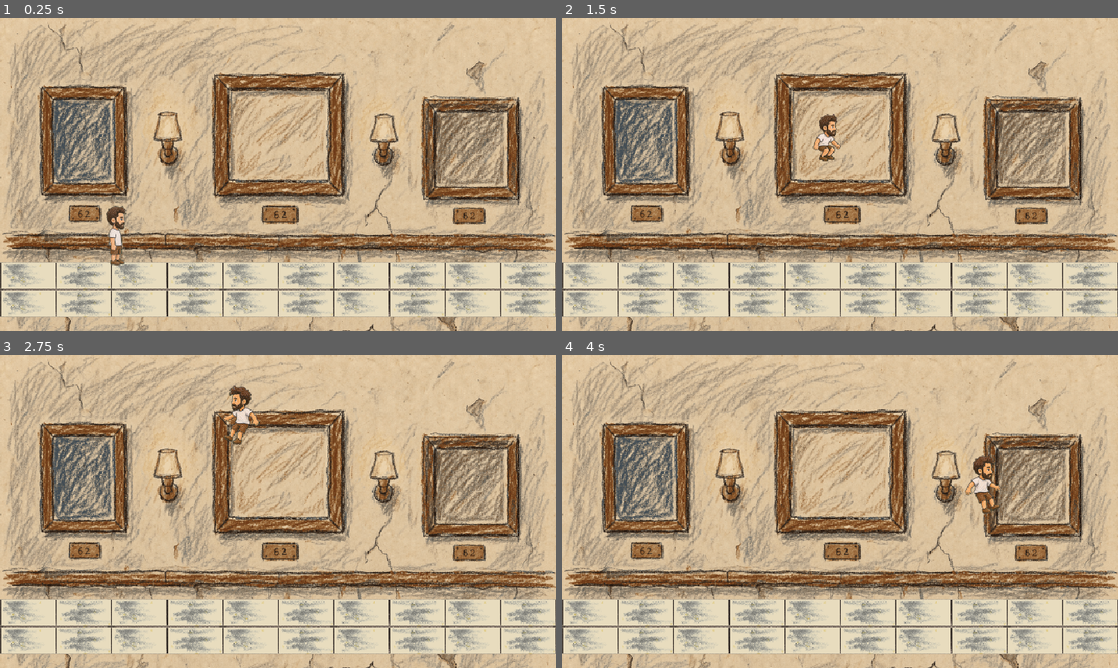
Above: before the commit, frames 1-4 (two rows, left to right).
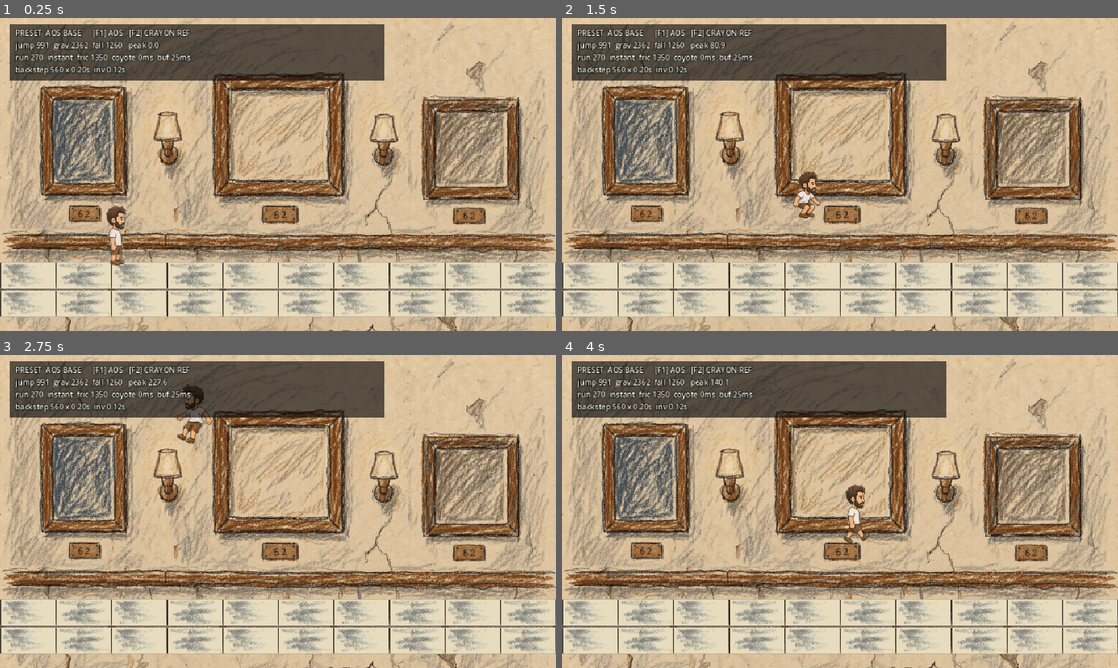
Above: after the commit, the same moments.

Repository: Big-Pi100/DualVectorFoil
Game: Godot game, scene res://scenes/main.tscn
Two runs of this game, one before a commit and one after it. Both use one fixed random seed, a clock stepped at 60 frames per second and the inputs below.
Inputs (mouse positions are in pixels of both pictures, inside the frame that each line leads up to):
- Up to frame 1 (0.25 s): no input
- Up to frame 2 (1.5 s): tap Enter at 0.5 s; move the mouse to (962, 158) at 0.52 s; hold Space (jump) 0.53-1.28 s; hold D (move_right) from 0.53 s (still down); tap F (dash) at 0.6 s; click (962, 158) at 0.67 s; move the mouse to (728, 190) at 1.27 s; tap Space (jump) at 1.35 s
- Up to frame 3 (2.75 s): tap Space (jump) at 1.52, 1.82 s; tap F (dash) at 1.55 s; move the mouse to (333, 442) at 2.02 s; release D (move_right) at 2.03 s; hold A (move_left) from 2.03 s (still down); hold Space (jump) from 2.03 s (still down); tap J (attack) at 2.1 s
- Up to frame 4 (4 s): move the mouse to (812, 574) at 2.77 s; release A (move_left) at 2.78 s; release Space (jump) at 2.78 s; hold D (move_right) from 2.78 s (still down); tap S (crouch) at 2.85 s; click (812, 574) at 2.92 s; tap Space (jump) at 3.02, 3.32 s; tap F (dash) at 3.05, 3.6 s; move the mouse to (1006, 558) at 3.52 s; hold Space (jump) from 3.53 s (still down)

The runs differ from the first frame. In frame 1, 12% of the frame differs, in the area x 1-70%, y 2-20%; in frame 2, 13%; in frame 3, 13%; in frame 4, 13%, in the area x 1-79%, y 2-60%.

Commit message:
feat(godot): 把《色彩旅人》数值抄成 F2 预设，可按键对比手感
- player.gd 拆成两套完整预设：F1 aos（定版，数值一格没动）/ F2 crayon（逐字抄第三方 GDD）
- 抄的是模型不只是数字：accel 2200（加速）vs 0（一帧满速）、apex/cut 开关、后跃 vs 前滚
- 两处 bug 没抄：翻滚 velocity.y=0 会空中悬停、抓边直接改坐标会穿墙
- 新增 feel_hud.gd：左上角显示当前预设 + 本次跳跃最高点
- 新增 feel_compare.gd / preset_key.gd / shot_preset.gd 三套验证
- 实测：满跳 203.9 vs 85.2，轻点 56.1 vs 85.2，0→满速 1 帧 vs 15 帧
- 原 GDD 全文归档到 docs/ref/CRAYON_ODYSSEY_GDD.md（数值可溯源）

Diff:
--- a/godot/scenes/main.tscn
+++ b/godot/scenes/main.tscn
@@ -1,8 +1,9 @@
-[gd_scene load_steps=8 format=3]
+[gd_scene load_steps=9 format=3]
 
 [ext_resource type="Texture2D" path="res://assets/bg/bg_hall.png" id="1_bg"]
 [ext_resource type="PackedScene" path="res://scenes/player.tscn" id="2_player"]
 [ext_resource type="Texture2D" path="res://assets/tiles/floor_0.png" id="3_wall"]
+[ext_resource type="Script" path="res://scripts/feel_hud.gd" id="4_hud"]
 
 [sub_resource type="RectangleShape2D" id="RectangleShape2D_ground"]
 size = Vector2(960, 120)
@@ -56,3 +57,23 @@
 
 [node name="Player" parent="." instance=ExtResource("2_player")]
 position = Vector2(200, 420)
+
+[node name="HUD" type="CanvasLayer" parent="."]
+script = ExtResource("4_hud")
+
+[node name="Panel" type="ColorRect" parent="HUD"]
+offset_left = 16.0
+offset_top = 10.0
+offset_right = 664.0
+offset_bottom = 108.0
+color = Color(0.02, 0.02, 0.03, 0.62)
+
+[node name="Label" type="Label" parent="HUD/Panel"]
+offset_left = 10.0
+offset_top = 6.0
+offset_right = 646.0
+offset_bottom = 98.0
+theme_override_colors/font_color = Color(0.95, 0.94, 0.89, 1)
+theme_override_colors/font_outline_color = Color(0, 0, 0, 0.85)
+theme_override_constants/outline_size = 4
+theme_override_font_sizes/font_size = 13
--- /dev/null
+++ b/godot/scripts/feel_hud.gd
@@ -0,0 +1,19 @@
+extends CanvasLayer
+## 试手感用的调试面板：显示当前预设的关键数值 + 本次跳跃最高点。
+##
+## 只在 main.tscn 里挂。切换预设按 F1 / F2（由 player.gd 处理）。
+## 文字用英文：Godot 默认字体不含中文字形，写中文会变成方块。
+
+@onready var _label: Label = $Panel/Label
+
+var _player: Node = null
+
+
+func _ready() -> void:
+	_player = get_parent().get_node_or_null("Player")
+
+
+func _process(_delta: float) -> void:
+	if _player == null or not is_instance_valid(_player):
+		return
+	_label.text = _player.hud_text()
--- a/godot/scripts/player.gd
+++ b/godot/scripts/player.gd
@@ -1,36 +1,88 @@
 extends CharacterBody2D
 ## 玩家控制器 —— 从 web 原型 `src/game.js` 移植。
 ##
-## 手感参数**逐字照抄** aos 预设（L70-92）。这些数字不是调出来的，是
-## 按《晓月圆舞曲》反编译数据换算的，改动前先读 STYLE_LOCK / S1_S3_REPORT。
+## 坐标约定：节点原点 = **脚底中心**。碰撞盒在原点上方，精灵也向上偏移。
 ##
-## 坐标约定：节点原点 = **脚底中心**。碰撞盒在原点上方，精灵也向上偏移。
-
-# ── 手感参数（aos 预设，逐字照抄）─────────────────────────────
-const SPD_RUN := 270.0       # 1.5 px/帧 × 3 × 60
-const SPD_AIR := 270.0       # 跳跃期间水平速度不变
-const P_GRAV := 2362.0       # 0.21875 px/帧² × 3 × 3600
-const P_MAX_FALL := 1260.0   # 终速 FIX(7) = 7px/帧
-const P_JUMP_V := 991.0      # 971.3 是 web 半隐式欧拉的标定值；Godot 积分器下少 8px，
-                             # 按 √(203.8/195.8) 反算补到 991，实测见 tests/feel_smoke.gd
-const P_DJUMP_V := 808.7     # 792.7 × 同比例
-const FRIC_G := 1350.0       # 地面摩擦 0.125 px/帧² → 松手 10 帧才停
-const FRIC_A := 675.0        # 空中摩擦是地面的一半
-
-# 顶点滞空：窗口非对称 -22.5 ~ +67.5，窗口内按住跳键时重力 ×0.2
-const APEX_LO := -22.5
-const APEX_HI := 67.5
-const APEX_MUL := 0.2
-# 松手切断：上升速度直接压到 400（绝对值切断，不是乘系数）
-const CUT_V := 400.0
-
-const COYOTE_T := 0.0        # 恶魔城没有土狼时间
-const JBUF_TICKS := 3        # 跳跃缓冲 3 个物理步 = 25ms
-const MAX_JUMPS := 2
-
-# ── 碰撞尺寸（照抄 P_W / P_H）──────────────────────────────
-const BODY_W := 28.0
-const BODY_H := 100.0
+## ── 两套预设，游戏内 F1 / F2 热切换 ────────────────────────
+##   F1 = "aos"    ：本项目定版。数值逐字照抄 aos 预设（L70-92），
+##                   不是调出来的，是按《晓月圆舞曲》反编译数据换算的。
+##   F2 = "crayon" ：《色彩旅人 / Crayon Odyssey》GDD 第三部分那份参考实现，
+##                   逐字抄其 @export 值（280 / 2200 / 2400 / -480 / -420 /
+##                   gravity_scale 1.35 / 750 / 0.14 / 0.15 / 460 / 0.26 / 0.25）。
+##                   只用于对比试手感，**不是**要替换 F1。
+##
+## 两套的差别不只是数字，还有**模型**：aos 是"一帧到满速 + 松手摩擦"，
+## crayon 是"加速到满速（2200 px/s²）+ 减速（2400）"。所以 accel=0 表示
+## 前者，非 0 表示后者 —— 只抄数字不抄模型，280 配一帧到满速是另一种手。
+##
+## 手感冒烟：godot --headless --path godot --script res://tests/feel_smoke.gd
+
+# ── 预设表 ────────────────────────────────────────────────
+# 每一项都能在 STYLE_LOCK / OTHERS_GDD_REVIEW 里找到出处。
+var PRESETS: Dictionary = {
+	"aos": {
+		"label": "AOS BASE",
+		"spd_run": 270.0,        # 1.5 px/帧 × 3 × 60
+		"spd_air": 270.0,        # 跳跃期间水平速度不变
+		"accel": 0.0,            # 0 = 一帧到满速（aos 没有加速过程）
+		"fric_g": 1350.0,        # 0.125 px/帧² → 松手 10 帧才停
+		"fric_a": 675.0,         # 空中摩擦是地面的一半
+		"grav": 2362.0,          # 0.21875 px/帧² × 3 × 3600
+		"max_fall": 1260.0,      # 终速 FIX(7) = 7px/帧
+		"jump_v": 991.0,         # 971.3 是 web 半隐式欧拉的标定值；Godot 积分器下少 8px，
+		                         # 按 √(203.8/195.8) 反算补到 991，实测见 tests/feel_smoke.gd
+		"djump_v": 808.7,        # 792.7 × 同比例
+		"coyote": 0.0,           # 恶魔城没有土狼时间
+		"jbuf": 0.025,           # 3 个物理步 = 25ms
+		"abuf": 0.02,            # 后跃没有输入缓冲，按下即出
+		"max_jumps": 2,
+		"apex": true,            # 顶点滞空：窗口 -22.5 ~ +67.5，按住跳键重力 ×0.2
+		"apex_lo": -22.5,
+		"apex_hi": 67.5,
+		"apex_mul": 0.2,
+		"cut": true,             # 松手切断：上升速度直接压到 400（绝对值，不是乘系数）
+		"cut_v": 400.0,
+		"roll_kind": "backstep", # 原版 Backstep：朝背后弹开，不能转向
+		"roll_spd": 560.0,
+		"roll_dur": 0.20,
+		"roll_inv": 0.12,        # 无敌只覆盖前 60%，不是白给
+		"roll_cd": 0.0,
+		"roll_decel": 1600.0,
+		"hitstop": 0.045,
+	},
+	"crayon": {
+		"label": "CRAYON REF",
+		"spd_run": 280.0,        # move_speed
+		"spd_air": 280.0,        # 文档只有 move_speed，空中不另设
+		"accel": 2200.0,         # acceleration
+		"fric_g": 2400.0,        # friction
+		"fric_a": 2400.0,
+		"grav": 1323.0,          # default_gravity 980 × gravity_scale 1.35
+		"max_fall": 750.0,       # minf(velocity.y, 750.0)
+		"jump_v": 480.0,         # jump_velocity
+		"djump_v": 420.0,        # double_jump_velocity
+		"coyote": 0.14,          # coyote_time
+		"jbuf": 0.15,            # jump_buffer_time
+		"abuf": 0.15,            # action_buffer_time
+		"max_jumps": 2,
+		"apex": false,           # 文档没有顶点滞空
+		"apex_lo": 0.0,
+		"apex_hi": 0.0,
+		"apex_mul": 1.0,
+		"cut": false,            # 文档没有松手切断：点一下也跳满
+		"cut_v": 0.0,
+		"roll_kind": "roll",     # 正向前滚，方向锁死
+		"roll_spd": 460.0,       # roll_speed
+		"roll_dur": 0.26,        # roll_duration
+		"roll_inv": 0.26,        # 文档是全程无敌
+		"roll_cd": 0.25,         # roll_cooldown
+		"roll_decel": 0.0,
+		"hitstop": 0.045,
+	},
+}
+
+var preset_name := "aos"
+var p: Dictionary = {}
 
 # ── 状态 ──────────────────────────────────────────────────
 var jumps := 0
@@ -38,6 +90,24 @@
 var jump_buf := 0.0
 var cut_ok := false
 var facing := 1
+
+# 翻滚 / 后跃
+var roll_t := 0.0
+var roll_cd := 0.0
+var roll_buf := 0.0
+var roll_dir := 1
+var invuln := 0.0
+
+# 试手感用的计量：本次跳跃最高点（离起跳位的像素数）
+var peak_h := 0.0
+var _base_y := 0.0
+var _peak_live := false
+
+const SPRITE_SCALE := 0.8
+
+# ── 碰撞尺寸（照抄 P_W / P_H）──────────────────────────────
+const BODY_W := 28.0
+const BODY_H := 100.0
 
 @onready var sprite: Sprite2D = $Sprite
 
@@ -62,9 +132,71 @@
 	for k in ANIM:
 		_cache[k] = load(ANIM[k][0])
 	_play("stand")
+	apply_preset("aos")
+
+
+## 切换预设。会清掉翻滚与跳跃缓冲，避免用旧预设的时长卡在新预设里。
+func apply_preset(name: String) -> void:
+	if not PRESETS.has(name):
+		return
+	preset_name = name
+	p = PRESETS[name]
+	jumps = 0
+	coyote = 0.0
+	jump_buf = 0.0
+	roll_buf = 0.0
+	roll_cd = 0.0
+	cut_ok = false
+	if roll_t > 0.0:
+		_end_roll()
+	peak_h = 0.0
+	_peak_live = false
+
+
+func is_invincible() -> bool:
+	return invuln > 0.0
+
+
+func _input(event: InputEvent) -> void:
+	# 用 _input 而不是 _unhandled_key_input：HUD 是 Label，不消费输入，
+	# 但将来加暂停菜单/对话框时会 consume，那时候 F1/F2 就调不出来了。
+	var k := event as InputEventKey
+	if k == null or not k.pressed or k.echo:
+		return
+	if k.keycode == KEY_F1:
+		apply_preset("aos")
+	elif k.keycode == KEY_F2:
+		apply_preset("crayon")
 
 
 func _physics_process(delta: float) -> void:
+	# 顿帧：只冻自己，动画和粒子照常
+	if Hitstop.frozen(self):
+		return
+
+	invuln = maxf(0.0, invuln - delta)
+	roll_cd = maxf(0.0, roll_cd - delta)
+
+	# ── 翻滚 / 后跃：接管水平轴，垂直轴仍吃重力 ──
+	# 文档写的是 velocity.y = 0（空中翻滚会悬停 0.26s）；这里只在地面清零，
+	# 空中继续下落 —— 悬停是 bug，不是手感。
+	if roll_t > 0.0:
+		roll_t = maxf(0.0, roll_t - delta)
+		if p.roll_kind == "backstep":
+			velocity.x = move_toward(velocity.x, 0.0, p.roll_decel * delta)
+		else:
+			velocity.x = roll_dir * p.roll_spd
+		if is_on_floor():
+			velocity.y = 0.0
+		else:
+			velocity.y = minf(velocity.y + p.grav * delta, p.max_fall)
+		move_and_slide()
+		_track_peak()
+		_update_anim()
+		if roll_t <= 0.0:
+			_end_roll()
+		return
+
 	# ── 输入 ──
 	var dir := 0
 	if Input.is_action_pressed("move_left"):
@@ -74,68 +206,119 @@
 	if dir != 0:
 		facing = dir
 
-	# ── 水平：aos 是"一帧到满速"，所以按下就是满速，松手才摩擦 ──
-	var max_spd := SPD_RUN if is_on_floor() else SPD_AIR
+	# ── 翻滚输入（F）──
+	if Input.is_action_just_pressed("dash"):
+		roll_buf = p.abuf
+	else:
+		roll_buf = maxf(0.0, roll_buf - delta)
+	if roll_buf > 0.0 and roll_cd <= 0.0:
+		_start_roll()
+		roll_buf = 0.0
+
+	# ── 水平 ──
+	var max_spd: float = p.spd_run if is_on_floor() else p.spd_air
 	if dir != 0:
-		velocity.x = dir * max_spd
-	else:
-		var fric := FRIC_G if is_on_floor() else FRIC_A
+		if p.accel > 0.0:
+			velocity.x = move_toward(velocity.x, dir * max_spd, p.accel * delta)
+		else:
+			# aos 是"一帧到满速"，按下就是满速，松手才摩擦
+			velocity.x = dir * max_spd
+	else:
+		var fric: float = p.fric_g if is_on_floor() else p.fric_a
 		var drop := fric * delta
-		if abs(velocity.x) <= drop:
+		if absf(velocity.x) <= drop:
 			velocity.x = 0.0
 		else:
 			velocity.x -= sign(velocity.x) * drop
 
 	# ── 跳跃缓冲 ──
 	if Input.is_action_just_pressed("jump"):
-		jump_buf = JBUF_TICKS / 120.0
+		jump_buf = p.jbuf
 	else:
 		jump_buf = maxf(0.0, jump_buf - delta)
 
 	# ── 落地 / 离地 ──
 	if is_on_floor():
 		jumps = 0
-		coyote = COYOTE_T
+		coyote = p.coyote
 	else:
 		coyote = maxf(0.0, coyote - delta)
 
 	# ── 起跳：优先地面（含土狼），否则二段 ──
 	if jump_buf > 0.0:
 		if coyote > 0.0 or is_on_floor():
-			_do_jump(P_JUMP_V)
+			_do_jump(p.jump_v, true)
 			jumps = 1
+			coyote = 0.0
 			jump_buf = 0.0
-		elif jumps < MAX_JUMPS:
-			_do_jump(P_DJUMP_V)
-			jumps = MAX_JUMPS
+		elif jumps < int(p.max_jumps):
+			_do_jump(p.djump_v, false)
+			jumps = int(p.max_jumps)
 			jump_buf = 0.0
 
 	# ── 松手切断（只在上升段生效，且只切一次）──
 	if cut_ok and velocity.y < 0.0 and not Input.is_action_pressed("jump"):
-		if velocity.y < -CUT_V:
-			velocity.y = -CUT_V
+		if velocity.y < -p.cut_v:
+			velocity.y = -p.cut_v
 		cut_ok = false
 
 	# ── 重力：顶点窗口内按住跳键则打折 ──
-	var g := P_GRAV
-	if velocity.y > APEX_LO and velocity.y < APEX_HI and Input.is_action_pressed("jump"):
-		g *= APEX_MUL
-	velocity.y = minf(velocity.y + g * delta, P_MAX_FALL)
+	var g: float = p.grav
+	if p.apex and velocity.y > p.apex_lo and velocity.y < p.apex_hi and Input.is_action_pressed("jump"):
+		g *= p.apex_mul
+	velocity.y = minf(velocity.y + g * delta, p.max_fall)
 
 	# ── 移动 ──
 	move_and_slide()
 
+	_track_peak()
 	_update_anim()
 
 
-func _do_jump(v: float) -> void:
+func _do_jump(v: float, from_ground: bool) -> void:
+	if from_ground:
+		peak_h = 0.0
+		_base_y = global_position.y
+		_peak_live = true
 	velocity.y = -v
-	cut_ok = true
+	cut_ok = p.cut
+
+
+func _start_roll() -> void:
+	roll_t = p.roll_dur
+	if p.roll_kind == "roll":
+		# 文档的 _roll_cd_timer = roll_duration + roll_cooldown
+		roll_cd = p.roll_dur + p.roll_cd
+		roll_dir = facing
+	else:
+		roll_cd = 0.0            # backstep 靠 roll_t 独占，结束即可再用
+		roll_dir = -facing
+		velocity.x = roll_dir * p.roll_spd
+		velocity.y = 0.0
+	invuln = p.roll_inv
+	cut_ok = false
+	sprite.scale = Vector2(SPRITE_SCALE * 1.25, SPRITE_SCALE * 0.65)
+	sprite.modulate.a = 0.6
+
+
+func _end_roll() -> void:
+	sprite.scale = Vector2(SPRITE_SCALE, SPRITE_SCALE)
+	sprite.modulate.a = 1.0
+
+
+func _track_peak() -> void:
+	if not _peak_live:
+		return
+	peak_h = maxf(peak_h, _base_y - global_position.y)
+	if is_on_floor() and velocity.y >= 0.0:
+		_peak_live = false
 
 
 func _update_anim() -> void:
 	var a := "stand"
-	if not is_on_floor():
+	if roll_t > 0.0:
+		a = "dash"
+	elif not is_on_floor():
 		a = "jump" if velocity.y < 0.0 else "fall"
 	elif Input.is_action_pressed("crouch"):
 		a = "crouch"
@@ -152,3 +335,17 @@
 	sprite.hframes = ANIM[a][1]
 	sprite.frame = 0
 	sprite.flip_h = facing < 0
+
+
+## HUD 用：英文，避免默认字体缺中文变豆腐块。
+func hud_text() -> String:
+	var kind := "backstep" if p.roll_kind == "backstep" else "roll"
+	return "PRESET  %s      [F1] AOS   [F2] CRAYON REF\njump %.0f  grav %.0f  fall %.0f   peak %.1f\nrun %.0f  %s  fric %.0f  coyote %.0fms  buf %.0fms\n%s %.0f x %.2fs  inv %.2fs   %s" % [
+		p.label,
+		p.jump_v, p.grav, p.max_fall, peak_h,
+		p.spd_run,
+		("accel %.0f" % p.accel) if p.accel > 0.0 else "instant",
+		p.fric_g, p.coyote * 1000.0, p.jbuf * 1000.0,
+		kind, p.roll_spd, p.roll_dur, p.roll_inv,
+		"INVULN" if invuln > 0.0 else "",
+	]
--- /dev/null
+++ b/godot/tests/feel_compare.gd
@@ -0,0 +1,134 @@
+extends SceneTree
+## 两套预设的实测对照 —— 同一套测量动作，分别跑 aos 与 crayon。
+##
+##     godot --headless --path godot --script res://tests/feel_compare.gd
+##
+## 量的不是"配置里写了多少"，而是"跑起来是什么"：
+##   满跳高度 / 轻点跳高度 / 加速到满速要几帧 / 松手后几帧停 / 翻滚位移。
+## 这几项决定手感，配置表看不出来。
+
+const PRESETS := ["aos", "crayon"]
+const SEG_LEN := 800        # 每个预设占多少帧
+
+var scene: Node
+var player: CharacterBody2D
+var pi := -1
+var t := 0
+var res: Dictionary = {}
+var cur: Dictionary = {}
+var y0 := 0.0
+var apex := 0.0
+var x0 := 0.0
+var accel_frames := -1
+var decel_frames := -1
+var roll_peak_v := 0.0
+
+
+func _initialize() -> void:
+	scene = load("res://scenes/main.tscn").instantiate()
+	root.add_child(scene)
+	player = scene.get_node("Player")
+	print("[cmp] 场景已加载")
+
+
+func _physics_process(_delta: float) -> bool:
+	t += 1
+
+	# ── 切预设 ──
+	if pi < 0 or t >= SEG_LEN:
+		pi += 1
+		if pi >= PRESETS.size():
+			_report()
+			return true
+		t = 1
+		cur = {}
+		res[PRESETS[pi]] = cur
+		player.apply_preset(PRESETS[pi])
+		player.global_position = Vector2(200, 420)
+		player.velocity = Vector2.ZERO
+		for a in ["move_right", "jump", "dash"]:
+			Input.action_release(a)
+		accel_frames = -1
+		decel_frames = -1
+		roll_peak_v = 0.0
+
+	# ── 1..40 站稳 ──
+	if t == 40:
+		y0 = player.global_position.y
+		apex = y0
+		Input.action_press("jump")
+	if t > 40 and t < 300:
+		apex = minf(apex, player.global_position.y)
+	if t == 300:
+		Input.action_release("jump")
+		cur["full_jump"] = y0 - apex
+
+	# ── 300..420 落地 ──
+	if t == 420:
+		cur["tap_base"] = player.global_position.y
+		apex = player.global_position.y
+		Input.action_press("jump")
+	if t == 424:
+		Input.action_release("jump")
+	if t > 424 and t < 560:
+		apex = minf(apex, player.global_position.y)
+	if t == 560:
+		cur["tap_jump"] = cur["tap_base"] - apex
+
+	# ── 560..660 水平加速 ──
+	if t == 570:
+		x0 = player.global_position.x
+		Input.action_press("move_right")
+	if t > 570 and t < 640 and accel_frames < 0:
+		if absf(player.velocity.x) >= player.p.spd_run * 0.98:
+			accel_frames = t - 570
+	if t == 640:
+		cur["accel_frames"] = accel_frames
+		cur["spd_steady"] = absf(player.velocity.x)
+		Input.action_release("move_right")
+	if t > 640 and t < 700 and decel_frames < 0:
+		if absf(player.velocity.x) < 0.5:
+			decel_frames = t - 640
+	if t == 700:
+		cur["decel_frames"] = decel_frames
+
+	# ── 700..760 翻滚 ──
+	# 挪回空地并让朝向朝左：PlatA 的底边在 y=342，玩家身高 100，
+	# 站着时头就在平台高度上，向右滚会撞平台侧面（不是代码问题，是场景太窄）。
+	if t == 708:
+		player.global_position = Vector2(200, 420)
+		player.velocity = Vector2.ZERO
+		player.facing = -1
+	if t == 710:
+		cur["roll_x0"] = player.global_position.x
+		Input.action_press("dash")
+	if t == 715:
+		Input.action_release("dash")
+	if t > 712 and t < 760:
+		roll_peak_v = maxf(roll_peak_v, absf(player.velocity.x))
+	if t == 760:
+		cur["roll_dx"] = absf(player.global_position.x - cur["roll_x0"])
+		cur["roll_peak_v"] = roll_peak_v
+
+	return false
+
+
+func _report() -> void:
+	print("\n════════ 实测对照（120Hz 物理步）════════")
+	print("%-24s %13s %13s" % ["项目", "aos", "crayon"])
+	var rows := [
+		["full_jump", "满跳高度 px", "%.1f"],
+		["tap_jump", "轻点跳 px（按 4 帧）", "%.1f"],
+		["spd_steady", "水平稳态速度 px/s", "%.1f"],
+		["accel_frames", "0→满速 帧", "%d"],
+		["decel_frames", "松手→停 帧", "%d"],
+		["roll_dx", "翻滚位移 px", "%.1f"],
+		["roll_peak_v", "翻滚峰值速度 px/s", "%.1f"],
+	]
+	for r in rows:
+		var a = res["aos"].get(r[0], null)
+		var c = res["crayon"].get(r[0], null)
+		print("%-24s %13s %13s" % [r[1],
+			("—" if a == null else r[2] % a),
+			("—" if c == null else r[2] % c)])
+	print("════════════════════════════════════════\n")
--- /dev/null
+++ b/godot/tests/preset_key.gd
@@ -0,0 +1,48 @@
+extends SceneTree
+## 验证 F1 / F2 预设切换链路真的能走通（不是只有 apply_preset 能调）。
+##
+##     godot --headless --path godot --script res://tests/preset_key.gd
+
+var scene: Node
+var player: CharacterBody2D
+var f := 0
+var fail := 0
+
+
+func _initialize() -> void:
+	scene = load("res://scenes/main.tscn").instantiate()
+	root.add_child(scene)
+	player = scene.get_node("Player")
+
+
+func _key(code: Key) -> void:
+	var ev := InputEventKey.new()
+	ev.keycode = code
+	ev.physical_keycode = code
+	ev.pressed = true
+	Input.parse_input_event(ev)
+	var up := InputEventKey.new()
+	up.keycode = code
+	up.physical_keycode = code
+	up.pressed = false
+	Input.parse_input_event(up)
+
+
+func _physics_process(_delta: float) -> bool:
+	f += 1
+	if f == 5:
+		if player.preset_name != "aos":
+			print("[FAIL] 初始应是 aos，实际 %s" % player.preset_name); fail += 1
+		_key(KEY_F2)
+	if f == 10:
+		if player.preset_name != "crayon":
+			print("[FAIL] 按 F2 没切到 crayon，实际 %s" % player.preset_name); fail += 1
+		if absf(player.p.jump_v - 480.0) > 0.01:
+			print("[FAIL] crayon 的 jump_v 应为 480，实际 %s" % player.p.jump_v); fail += 1
+		_key(KEY_F1)
+	if f == 15:
+		if player.preset_name != "aos":
+			print("[FAIL] 按 F1 没切回 aos，实际 %s" % player.preset_name); fail += 1
+		print("[key] F1/F2 切换：%s" % ("PASS" if fail == 0 else "FAIL %d" % fail))
+		return true
+	return false
--- /dev/null
+++ b/godot/tests/shot_preset.gd
@@ -0,0 +1,55 @@
+extends SceneTree
+## 出两张对照图：F1（aos）满跳顶点 / F2（crayon）满跳顶点。
+## 带窗口跑，headless 出不了图。
+##
+##     godot --path godot --script res://tests/shot_preset.gd
+
+const DIR := "E:/IdentityCard/game-soulkeep/shots/"
+
+var frames := 0
+var player: Node2D
+var shots := 0
+
+
+func _initialize() -> void:
+	var scene: Node = load("res://scenes/main.tscn").instantiate()
+	root.add_child(scene)
+	player = scene.get_node("Player")
+
+
+func _save(name: String) -> void:
+	var img: Image = root.get_texture().get_image()
+	if img == null:
+		print("[shot] 取图失败")
+		return
+	var path := DIR + name
+	var err := img.save_png(path)
+	print("[shot] %s -> %s  y=%.1f" % [path, "ok" if err == OK else str(err), player.global_position.y])
+
+
+func _process(_delta: float) -> bool:
+	frames += 1
+
+	# 第一次：aos
+	if frames == 5:
+		player.apply_preset("aos")
+		player.global_position = Vector2(200, 420)
+	if frames == 20:
+		Input.action_press("jump")
+	if frames == 44:
+		_save("godot_preset_aos.png")
+		Input.action_release("jump")
+
+	# 第二次：crayon
+	if frames == 90:
+		player.apply_preset("crayon")
+		player.global_position = Vector2(200, 420)
+		player.velocity = Vector2.ZERO
+	if frames == 105:
+		Input.action_press("jump")
+	if frames == 126:
+		_save("godot_preset_crayon.png")
+		Input.action_release("jump")
+	if frames == 140:
+		return true
+	return false
Not shown, changed: DEV_FLOW.md
Not shown, changed: INDEX.md
Not shown, added: docs/ref/CRAYON_ODYSSEY_GDD.md
Not shown, changed: docs/ref/OTHERS_GDD_REVIEW.md
